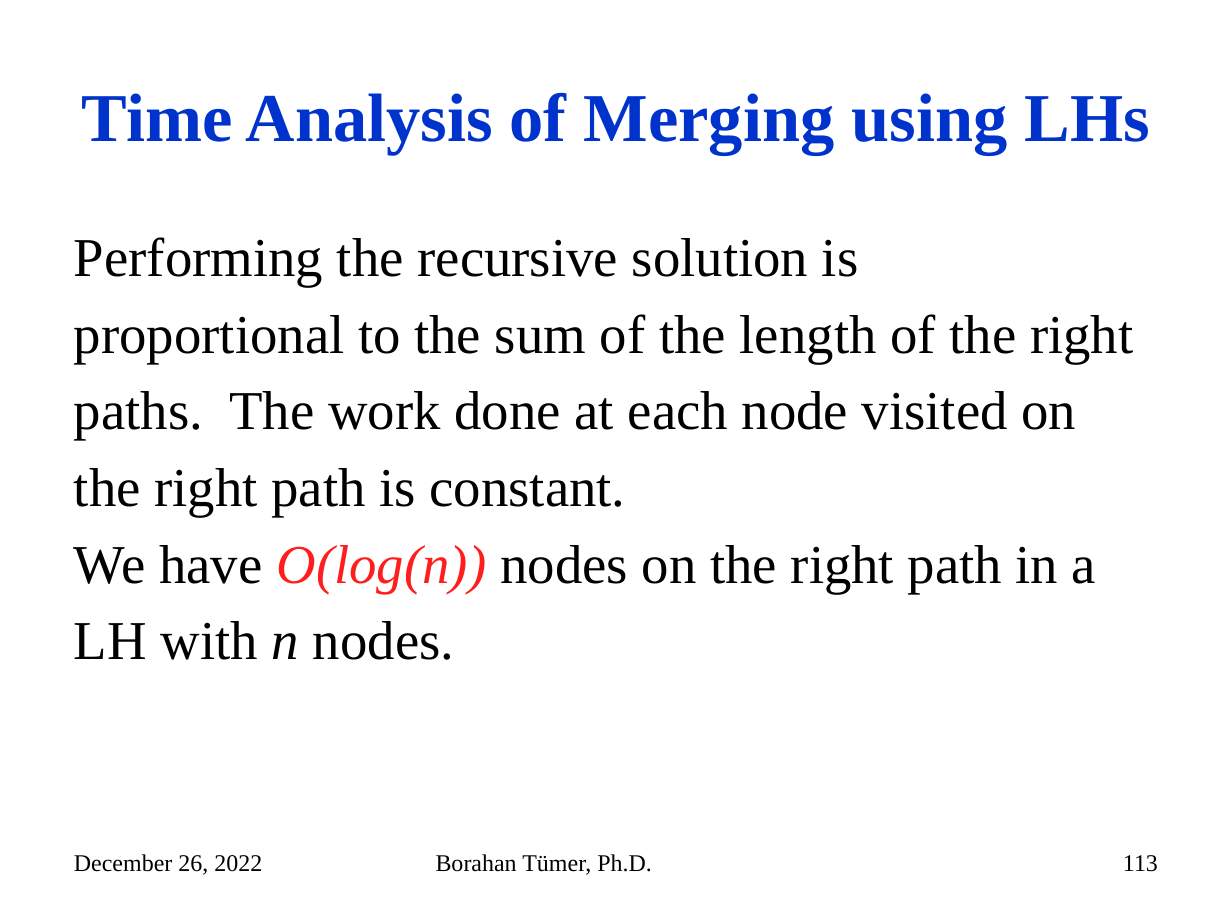
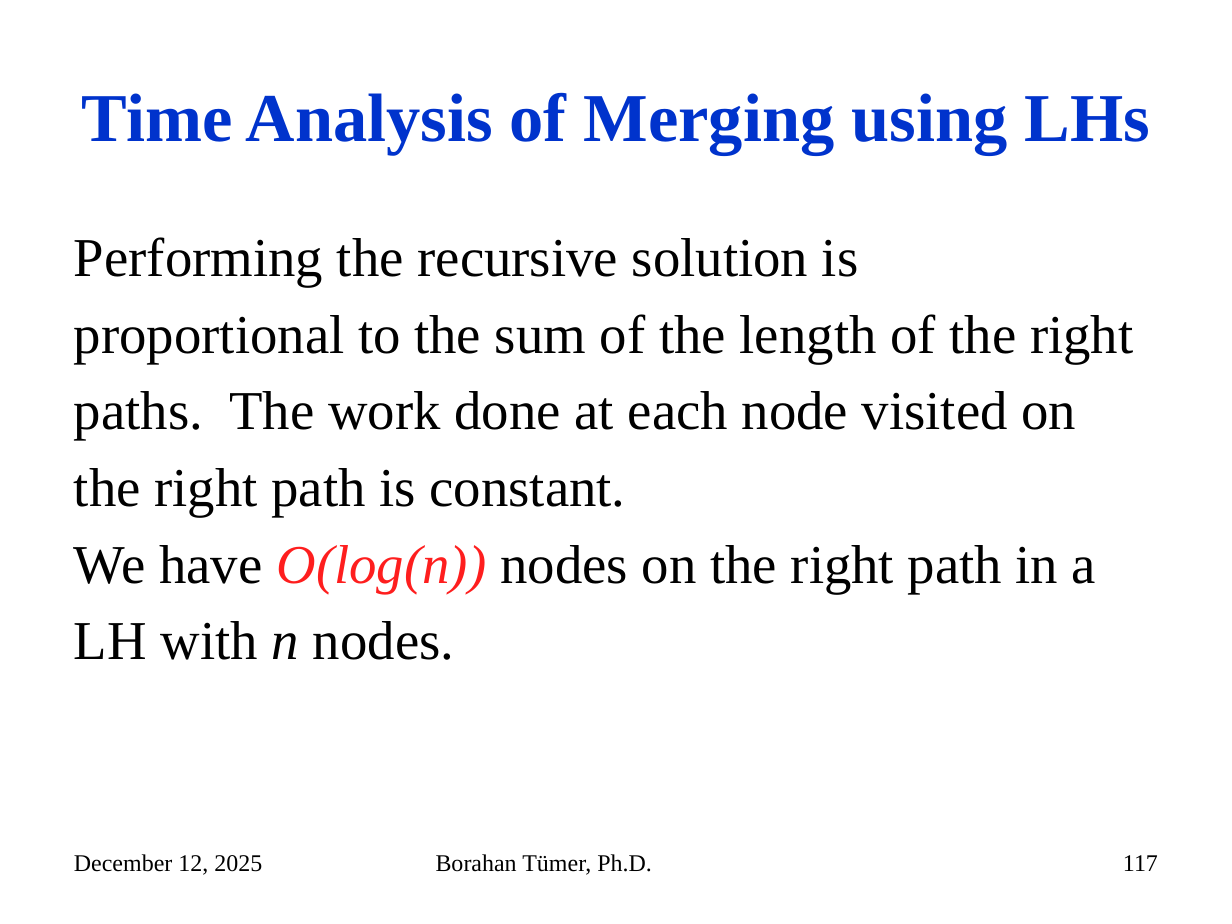
Before and after one commit to mehmetkayacse/cse225, a slide deck: slide 117 of files/Week8.pptx (slide 113 before the commit). Drawn at 1232x924 pixels with LibreOffice and Linux fonts; fonts in the diff are those of the drawing. Boxes give left, top, right and bottom in pixels: in the first picture for what was removed or moved away, otherwise in the second. Text is boxed around its words. In the diff, an @@ line names an element or a change of style, - is before the commit and + after.

```diff
--- a/files/Week8.pptx
+++ b/files/Week8.pptx
@@ text at (74, 854, 262, 875): text changed @@
-December 26, 2022
+December 12, 2025
@@ page number at (1123, 855, 1158, 871): text changed @@
-113
+117
```
Also in this commit, not shown: 140 other slides changed, 4 slides added.
